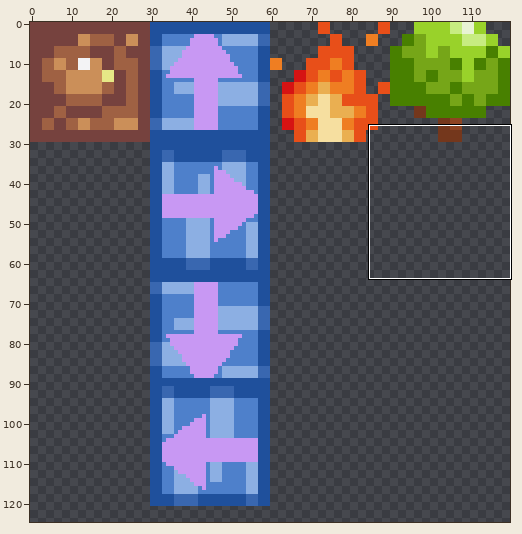
A sprite sheet gets an edit: level-editor/tiles.png. Above, an overview of the earlier version with the close-up marked.
Close-up. Before the commit:
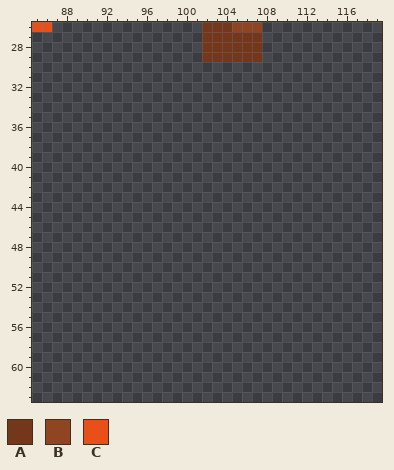
The file is 120x300 pixels. Pixels under 10% opacity are left out. Shown: x 85..119, y 26..63. The wide view leaves out empty margins.
Palette (. is transparent): A #74371c  B #8f4422  C #e84f19
Pixels before, first column x 85:
26 CC...............AAABBB
27 .................AAAAAA
28 .................AAAAAA
29 .................AAAAAA
Once edited:
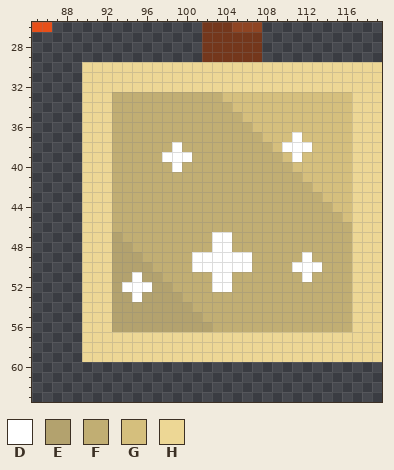
Colours new in this view: D #ffffff  E #b3a26e  F #c1ae73  G #d5bf7d  H #edd795
Difference:
y 30..32: x 90..119 .............................. -> HHHHHHHHHHHHHHHHHHHHHHHHHHHHHH
y 33: x 90..119 .............................. -> HHHFFFFFFFFFFFGGGGGGGGGGGGGHHH
y 34: x 90..119 .............................. -> HHHFFFFFFFFFFFFGGGGGGGGGGGGHHH
y 35: x 90..119 .............................. -> HHHFFFFFFFFFFFFFGGGGGGGGGGGHHH
y 36: x 90..119 .............................. -> HHHFFFFFFFFFFFFFFGGGGGGGGGGHHH
y 37: x 90..119 .............................. -> HHHFFFFFFFFFFFFFFFGGGDGGGGGHHH
y 38: x 90..119 .............................. -> HHHFFFFFFDFFFFFFFFFGDDDGGGGHHH
y 39: x 90..119 .............................. -> HHHFFFFFDDDFFFFFFFFFGDGGGGGHHH
y 40: x 90..119 .............................. -> HHHFFFFFFDFFFFFFFFFFFGGGGGGHHH
y 41: x 90..119 .............................. -> HHHFFFFFFFFFFFFFFFFFFFGGGGGHHH
y 42: x 90..119 .............................. -> HHHFFFFFFFFFFFFFFFFFFFFGGGGHHH
y 43: x 90..119 .............................. -> HHHFFFFFFFFFFFFFFFFFFFFFGGGHHH
y 44: x 90..119 .............................. -> HHHFFFFFFFFFFFFFFFFFFFFFFGGHHH
y 45: x 90..119 .............................. -> HHHFFFFFFFFFFFFFFFFFFFFFFFGHHH
y 46: x 90..119 .............................. -> HHHFFFFFFFFFFFFFFFFFFFFFFFFHHH
y 47: x 90..119 .............................. -> HHHEFFFFFFFFFDDFFFFFFFFFFFFHHH
y 48: x 90..119 .............................. -> HHHEEFFFFFFFFDDFFFFFFFFFFFFHHH
y 49: x 90..119 .............................. -> HHHEEEFFFFFDDDDDDFFFFFDFFFFHHH
y 50: x 90..119 .............................. -> HHHEEEEFFFFDDDDDDFFFFDDDFFFHHH
y 51: x 90..119 .............................. -> HHHEEDEEFFFFFDDFFFFFFFDFFFFHHH
y 52: x 90..119 .............................. -> HHHEDDDEEFFFFDDFFFFFFFFFFFFHHH
y 53: x 90..119 .............................. -> HHHEEDEEEEFFFFFFFFFFFFFFFFFHHH
y 54: x 90..119 .............................. -> HHHEEEEEEEEFFFFFFFFFFFFFFFFHHH
y 55: x 90..119 .............................. -> HHHEEEEEEEEEFFFFFFFFFFFFFFFHHH
y 56: x 90..119 .............................. -> HHHEEEEEEEEEEFFFFFFFFFFFFFFHHH
y 57..59: x 90..119 .............................. -> HHHHHHHHHHHHHHHHHHHHHHHHHHHHHH
Pixel boxes of the changes (left, top, right, bottom) in both close-ups:
added: (82, 62, 382, 362)
